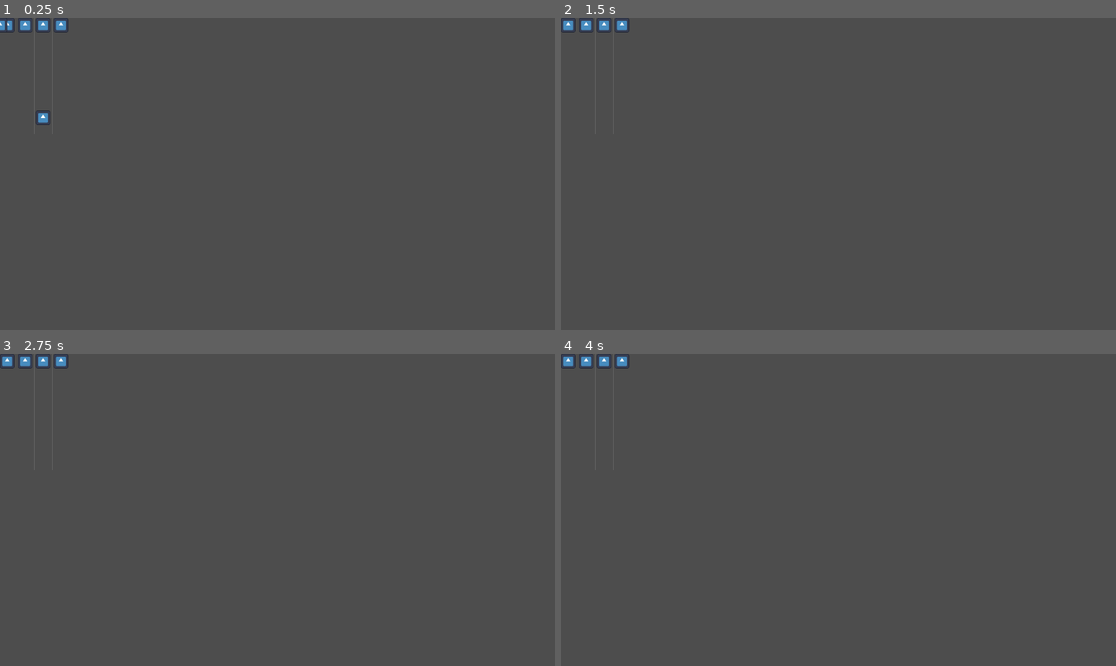
Above: before the commit, frames 1-4 (two rows, left to right).
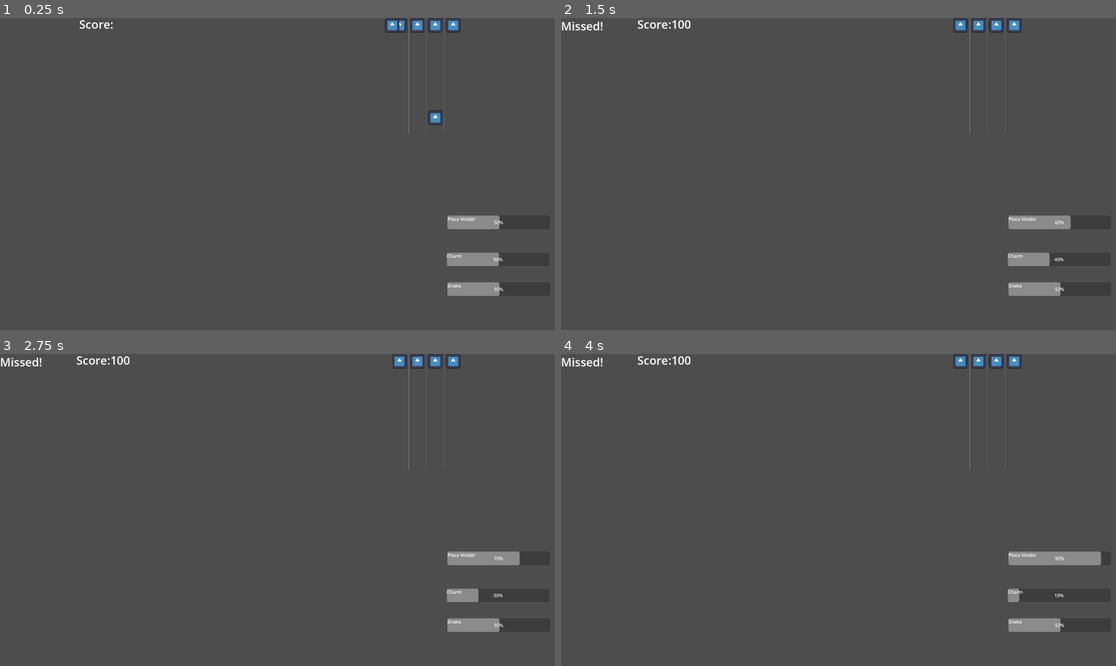
Above: after the commit, the same moments.

Repository: K0RIS/WinterMelonJam2023
Game: Godot game, scene res://assets/scenes/Debug.tscn
Same seed, same stepped clock (60 frames per second), same inputs: the game is played once before the commit and once after it. The project has no main scene, so this scene is started directly. The engine's default icon, where the game draws it, is replaced by a stand-in: a white triangle on a blue panel in a dark square. Sound files missing from this copy of the repository are replaced by a short silence.
Inputs:
- Up to frame 1 (0.25 s): no input
- Up to frame 2 (1.5 s): tap Enter (ui_accept) at 0.5, 0.77, 1.25 s; hold Right (right) from 0.53 s (still down)
- Up to frame 3 (2.75 s): tap Enter (ui_accept) at 1.52 s; release Right (right) at 2.03 s; hold Left (left) from 2.03 s (still down)
- Up to frame 4 (4 s): tap Enter (ui_accept) at 2.75, 3.02, 3.5, 3.77 s; release Left (left) at 2.78 s; hold Right (right) from 2.78 s (still down)

The runs differ from the first frame. In frame 1, 2.2% of the frame differs, in the area x 0-91%, y 0-90%; in frame 2, 2.1%; in frame 3, 2.1%; in frame 4, 2.1%.

Commit message:
connect score and meters

Diff:
--- a/assets/scenes/Debug.tscn
+++ b/assets/scenes/Debug.tscn
@@ -1,7 +1,34 @@
-[gd_scene load_steps=2 format=3 uid="uid://bvvn2bewsv4yx"]
+[gd_scene load_steps=4 format=3 uid="uid://bvvn2bewsv4yx"]
 
 [ext_resource type="PackedScene" uid="uid://bmiuichhpkbl6" path="res://assets/scenes/RhythmGame.tscn" id="1_qpmfg"]
+[ext_resource type="PackedScene" uid="uid://db2jd3rxd4143" path="res://assets/scenes/score_manager.tscn" id="2_dasm7"]
+[ext_resource type="PackedScene" uid="uid://bhxkei2pdkkou" path="res://assets/scenes/evivorenmental_areas.tscn" id="3_5a8ir"]
 
 [node name="Debug" type="Node2D"]
 
 [node name="RhythmGame" parent="." instance=ExtResource("1_qpmfg")]
+
+[node name="ScoreManager" parent="." instance=ExtResource("2_dasm7")]
+position = Vector2(378, 290)
+
+[node name="Score" parent="ScoreManager/Ui" index="0"]
+anchors_preset = 15
+offset_left = 264.0
+offset_top = -6.0
+offset_right = -910.0
+offset_bottom = -886.0
+
+[node name="Status" parent="ScoreManager/Ui" index="1"]
+anchors_preset = 15
+offset_top = 0.0
+offset_right = 0.0
+offset_bottom = 0.0
+
+[node name="Evivorenmental Areas" parent="." instance=ExtResource("3_5a8ir")]
+position = Vector2(608, 551)
+
+[connection signal="AddPoints" from="RhythmGame/ArrowRig" to="ScoreManager" method="_on_arrow_rig_add_points"]
+[connection signal="MissedNote" from="RhythmGame/ArrowRig" to="ScoreManager" method="_on_arrow_rig_missed_note"]
+
+[editable path="RhythmGame"]
+[editable path="ScoreManager"]
--- a/MeterUi.tscn
+++ b/assets/scenes/MeterUi.tscn
@@ -1,9 +1,9 @@
 [gd_scene load_steps=5 format=3 uid="uid://c87gox1k5pcco"]
 
-[ext_resource type="Script" path="res://MeterManager.gd" id="1_vkter"]
-[ext_resource type="Script" path="res://SnakeMeter.gd" id="2_fug51"]
-[ext_resource type="Script" path="res://CharmMeter2.gd" id="3_ujs7p"]
-[ext_resource type="Script" path="res://PlaceHolder.gd" id="4_672uf"]
+[ext_resource type="Script" path="res://assets/scripts/MeterManager.gd" id="1_vkter"]
+[ext_resource type="Script" path="res://assets/scripts/SnakeMeter.gd" id="2_fug51"]
+[ext_resource type="Script" path="res://assets/scripts/CharmMeter2.gd" id="3_ujs7p"]
+[ext_resource type="Script" path="res://assets/scripts/PlaceHolder.gd" id="4_672uf"]
 
 [node name="Meters" type="CanvasLayer"]
 
@@ -18,9 +18,10 @@
 
 [node name="SnakeMeter" type="ProgressBar" parent="MeterManager"]
 layout_mode = 2
-offset_left = 504.0
-offset_right = 859.0
-offset_bottom = 47.0
+offset_left = 2.0
+offset_top = 360.0
+offset_right = 357.0
+offset_bottom = 407.0
 rounded = true
 script = ExtResource("2_fug51")
 metadata/_edit_group_ = true
@@ -36,9 +37,9 @@
 
 [node name="CharmMeter" type="ProgressBar" parent="MeterManager"]
 layout_mode = 0
-offset_left = 2.0
-offset_right = 357.0
-offset_bottom = 47.0
+offset_top = 257.0
+offset_right = 355.0
+offset_bottom = 304.0
 rounded = true
 script = ExtResource("3_ujs7p")
 metadata/_edit_group_ = true
--- a/assets/scenes/RhythmGame.tscn
+++ b/assets/scenes/RhythmGame.tscn
@@ -10,6 +10,7 @@
 
 [node name="SongTrack" type="AudioStreamPlayer2D" parent="."]
 stream = ExtResource("2_imu0c")
+autoplay = true
 
 [node name="FluteTrack" type="AudioStreamPlayer2D" parent="."]
 
@@ -20,7 +21,8 @@
 
 [node name="Lanes" type="HFlowContainer" parent="ArrowRig"]
 layout_mode = 1
-offset_right = 567.0
+offset_left = 1357.0
+offset_right = 1924.0
 offset_bottom = 1633.0
 
 [node name="Lane1" type="VFlowContainer" parent="ArrowRig/Lanes"]
--- a/evivorenmental_areas.tscn
+++ b/assets/scenes/evivorenmental_areas.tscn
@@ -1,14 +1,14 @@
 [gd_scene load_steps=5 format=3 uid="uid://bhxkei2pdkkou"]
 
-[ext_resource type="Script" path="res://evivorenmental_areas.gd" id="1_5jqgn"]
-[ext_resource type="PackedScene" uid="uid://2oh3gfmvswml" path="res://snake_charmer.tscn" id="2_wm0v0"]
-[ext_resource type="PackedScene" uid="uid://c87gox1k5pcco" path="res://MeterUi.tscn" id="3_7dcnp"]
+[ext_resource type="Script" path="res://assets/scripts/evivorenmental_areas.gd" id="1_au6yv"]
+[ext_resource type="PackedScene" uid="uid://2oh3gfmvswml" path="res://assets/scenes/snake_charmer.tscn" id="2_dtkqx"]
+[ext_resource type="PackedScene" uid="uid://c87gox1k5pcco" path="res://assets/scenes/MeterUi.tscn" id="3_lfup4"]
 
 [sub_resource type="RectangleShape2D" id="RectangleShape2D_4k3a8"]
 
 [node name="Evivorenmental Areas" type="Node2D"]
 position = Vector2(171, 100)
-script = ExtResource("1_5jqgn")
+script = ExtResource("1_au6yv")
 
 [node name="Node2D" type="Node2D" parent="."]
 position = Vector2(373, 279)
@@ -36,9 +36,15 @@
 [node name="CollisionShape2D" type="CollisionShape2D" parent="Node2D/Area 3"]
 shape = SubResource("RectangleShape2D_4k3a8")
 
-[node name="SnakeCharmer" parent="Node2D" instance=ExtResource("2_wm0v0")]
+[node name="SnakeCharmer" parent="Node2D" instance=ExtResource("2_dtkqx")]
 
-[node name="Meters" parent="." instance=ExtResource("3_7dcnp")]
+[node name="Meters" parent="." instance=ExtResource("3_lfup4")]
+
+[node name="MeterManager" parent="Meters" index="0"]
+offset_left = 1546.0
+offset_top = 555.0
+offset_right = -19.0
+offset_bottom = -105.0
 
 [node name="SnakeMeter" parent="Meters/MeterManager" index="0"]
 max_value = 10.0
--- a/main_menu.tscn
+++ b/assets/scenes/main_menu.tscn
@@ -1,13 +1,13 @@
 [gd_scene load_steps=14 format=3 uid="uid://4cg6iwwe7j6k"]
 
-[ext_resource type="Script" path="res://main_menu.gd" id="1_qv5ny"]
-[ext_resource type="Texture2D" uid="uid://dv1pdie8igfsf" path="res://assets/UiAsset/cyan_square_30.png" id="2_jibv0"]
-[ext_resource type="Script" path="res://Settings Ui.gd" id="2_xrj0n"]
-[ext_resource type="Texture2D" uid="uid://dc6tibj77kmvf" path="res://assets/UiAsset/cyan_pressed_square_29.png" id="3_1w7d0"]
-[ext_resource type="Texture2D" uid="uid://ca8yhvr7ribg" path="res://assets/UiAsset/cyan_square_7.png" id="4_ba26a"]
-[ext_resource type="Texture2D" uid="uid://b7o72dlxkxxn" path="res://assets/UiAsset/cyan_pressed_square_6.png" id="5_16oci"]
-[ext_resource type="Texture2D" uid="uid://dplk4kucvjwiy" path="res://assets/UiAsset/cyan_square_3.png" id="7_jq52a"]
-[ext_resource type="Texture2D" uid="uid://b6brbbhb8byv2" path="res://assets/UiAsset/cyan_pressed_square_2.png" id="8_xlmbf"]
+[ext_resource type="Script" path="res://assets/scripts/main_menu.gd" id="1_m3phr"]
+[ext_resource type="Texture2D" uid="uid://dv1pdie8igfsf" path="res://assets/UiAsset/cyan_square_30.png" id="2_1onor"]
+[ext_resource type="Texture2D" uid="uid://dc6tibj77kmvf" path="res://assets/UiAsset/cyan_pressed_square_29.png" id="3_76isd"]
+[ext_resource type="Texture2D" uid="uid://ca8yhvr7ribg" path="res://assets/UiAsset/cyan_square_7.png" id="4_llu73"]
+[ext_resource type="Texture2D" uid="uid://b7o72dlxkxxn" path="res://assets/UiAsset/cyan_pressed_square_6.png" id="5_b7ybk"]
+[ext_resource type="Script" path="res://assets/scripts/Settings Ui.gd" id="6_hpvos"]
+[ext_resource type="Texture2D" uid="uid://dplk4kucvjwiy" path="res://assets/UiAsset/cyan_square_3.png" id="7_yaxq6"]
+[ext_resource type="Texture2D" uid="uid://b6brbbhb8byv2" path="res://assets/UiAsset/cyan_pressed_square_2.png" id="8_3v8t0"]
 
 [sub_resource type="StyleBoxTexture" id="StyleBoxTexture_o0cre"]
 
@@ -76,7 +76,7 @@
 }
 
 [node name="MainMenu" type="CanvasLayer"]
-script = ExtResource("1_qv5ny")
+script = ExtResource("1_m3phr")
 
 [node name="MainMenmuButtons" type="Control" parent="."]
 layout_mode = 3
@@ -85,7 +85,6 @@
 anchor_bottom = 1.0
 grow_horizontal = 2
 grow_vertical = 2
-metadata/_edit_use_anchors_ = true
 
 [node name="Start" type="TextureButton" parent="MainMenmuButtons"]
 texture_filter = 1
@@ -93,15 +92,15 @@
 anchors_preset = 15
 anchor_right = 1.0
 anchor_bottom = 1.0
-offset_left = 387.0
-offset_top = 432.0
-offset_right = -726.0
-offset_bottom = -177.0
+offset_left = 534.0
+offset_top = 650.0
+offset_right = -1306.0
+offset_bottom = -350.0
 grow_horizontal = 2
 grow_vertical = 2
 scale = Vector2(3, 3)
-texture_normal = ExtResource("2_jibv0")
-texture_pressed = ExtResource("3_1w7d0")
+texture_normal = ExtResource("2_1onor")
+texture_pressed = ExtResource("3_76isd")
 stretch_mode = 4
 metadata/_edit_group_ = true
 
@@ -111,15 +110,15 @@
 anchors_preset = 15
 anchor_right = 1.0
 anchor_bottom = 1.0
-offset_left = 629.0
-offset_top = 432.0
-offset_right = -484.0
-offset_bottom = -177.0
+offset_left = 1063.0
+offset_top = 650.0
+offset_right = -777.0
+offset_bottom = -350.0
 grow_horizontal = 2
 grow_vertical = 2
 scale = Vector2(3, 3)
-texture_normal = ExtResource("4_ba26a")
-texture_pressed = ExtResource("5_16oci")
+texture_normal = ExtResource("4_llu73")
+texture_pressed = ExtResource("5_b7ybk")
 stretch_mode = 4
 metadata/_edit_group_ = true
 
@@ -131,7 +130,7 @@
 anchor_bottom = 1.0
 grow_horizontal = 2
 grow_vertical = 2
-script = ExtResource("2_xrj0n")
+script = ExtResource("6_hpvos")
 
 [node name="SettingsBackGround" type="ColorRect" parent="Settings Ui"]
 layout_mode = 1
@@ -145,15 +144,15 @@
 [node name="Back" type="TextureButton" parent="Settings Ui"]
 texture_filter = 1
 layout_mode = 2
-offset_left = 470.0
-offset_top = 394.0
-offset_right = 509.0
-offset_bottom = 432.0
+offset_left = 810.0
+offset_top = 694.0
+offset_right = 849.0
+offset_bottom = 732.0
 grow_horizontal = 2
 grow_vertical = 2
 scale = Vector2(3, 3)
-texture_normal = ExtResource("7_jq52a")
-texture_pressed = ExtResource("8_xlmbf")
+texture_normal = ExtResource("7_yaxq6")
+texture_pressed = ExtResource("8_3v8t0")
 stretch_mode = 4
 metadata/_edit_group_ = true
 
@@ -162,10 +161,10 @@
 anchors_preset = 15
 anchor_right = 1.0
 anchor_bottom = 1.0
-offset_left = 387.0
-offset_top = 80.0
-offset_right = -473.0
-offset_bottom = -397.0
+offset_left = 373.0
+offset_top = 185.0
+offset_right = -487.0
+offset_bottom = -778.0
 grow_horizontal = 2
 grow_vertical = 2
 
--- /dev/null
+++ b/assets/scenes/score_manager.tscn
@@ -0,0 +1,36 @@
+[gd_scene load_steps=2 format=3 uid="uid://db2jd3rxd4143"]
+
+[ext_resource type="Script" path="res://assets/scripts/score_manager.gd" id="1_bffug"]
+
+[node name="ScoreManager" type="Node2D"]
+script = ExtResource("1_bffug")
+
+[node name="Ui" type="CanvasLayer" parent="."]
+
+[node name="Score" type="Label" parent="Ui"]
+anchors_preset = -1
+anchor_right = 1.0
+anchor_bottom = 1.0
+offset_right = -831.99
+offset_bottom = -973.0
+grow_horizontal = 2
+grow_vertical = 2
+size_flags_horizontal = 4
+size_flags_vertical = 1
+theme_override_font_sizes/font_size = 40
+text = " Score:"
+metadata/_edit_use_anchors_ = true
+
+[node name="Status" type="Label" parent="Ui"]
+anchors_preset = -1
+anchor_right = 1.0
+anchor_bottom = 1.0
+offset_top = 67.0
+offset_right = -1175.0
+offset_bottom = -906.0
+grow_horizontal = 2
+grow_vertical = 2
+size_flags_horizontal = 4
+size_flags_vertical = 1
+theme_override_font_sizes/font_size = 40
+metadata/_edit_use_anchors_ = true
--- a/snake_charmer.tscn
+++ b/assets/scenes/snake_charmer.tscn
@@ -1,6 +1,6 @@
 [gd_scene load_steps=4 format=3 uid="uid://2oh3gfmvswml"]
 
-[ext_resource type="Script" path="res://CharacterBody2D.gd" id="1_28hq0"]
+[ext_resource type="Script" path="res://assets/scripts/CharacterBody2D.gd" id="1_28hq0"]
 
 [sub_resource type="CapsuleShape2D" id="CapsuleShape2D_6ul8e"]
 
--- a/assets/scripts/ArrowRig.gd
+++ b/assets/scripts/ArrowRig.gd
@@ -15,10 +15,13 @@
 @onready var lane_target_4 = $Lanes/Lane4/Target
 
 var _spawn_dist: float = 0
+signal  AddPoints(Dist)
+signal  MissedNote
 
 func _physics_process(delta):
 	for note in get_tree().get_nodes_in_group("note"):
 		if (get_note_dist(note) < DEATH_OFFSET):
+			emit_signal("MissedNote")
 			note.queue_free()
 
 func _input(event):
@@ -46,7 +49,7 @@
 
 func check_accuracy(note: Note):
 	var dist = get_note_dist(note)
-
+	emit_signal("AddPoints",dist)
 	note.queue_free()
 
 
--- a/CharacterBody2D.gd
+++ b/assets/scripts/CharacterBody2D.gd
@@ -19,7 +19,7 @@
 
 	# Get the input direction and handle the movement/deceleration.
 	# As good practice, you should replace UI actions with custom gameplay actions.
-	var direction = Input.get_axis("ui_left", "ui_right")
+	var direction = Input.get_axis("Left_Player", "Right_Player")
 	if direction:
 		velocity.x = direction * SPEED
 	else:
@@ -30,7 +30,7 @@
 
 func _on_hit_box_area_shape_entered(area_rid, area, area_shape_index, local_shape_index):
 	CurrentArea = area.name
-	print(area.name)
+
 
 func _on_hit_box_area_shape_exited(area_rid, area, area_shape_index, local_shape_index):
 	CurrentArea = "None"
--- a/assets/scripts/Note.gd
+++ b/assets/scripts/Note.gd
@@ -6,5 +6,5 @@
 
 # Called every frame. 'delta' is the elapsed time since the previous frame.
 func _physics_process(delta):
-	print(velocity)
+
 	position.y -= velocity * delta
--- /dev/null
+++ b/assets/scripts/main_menu.gd
@@ -0,0 +1,15 @@
+extends CanvasLayer
+
+
+
+func _on_start_pressed():
+	get_tree().change_scene_to_file("res://assets/scenes/Debug.tscn")
+	print("start game")
+
+
+func _on_settings_pressed():
+	$AnimationPlayer.play("ShowSettings")
+
+
+func _on_back_pressed():
+	$AnimationPlayer.play("ShowMain")
--- /dev/null
+++ b/assets/scripts/score_manager.gd
@@ -0,0 +1,46 @@
+extends Node2D
+
+var MaxCombo
+var CurrentCombo
+var CurrentScore = 0.0
+
+
+
+
+func BreakCombo():
+	CurrentCombo = 0
+
+func  AddtoCombo():
+	CurrentCombo += 1
+	if  CurrentCombo > MaxCombo:
+		CurrentCombo = 10
+
+
+func _on_arrow_rig_add_points(Dist):
+	var percentOfPoint
+	if Dist > 50:
+		$Ui/Status.text = "Too soon"
+		#take damage
+		return
+	if Dist <-50:
+		$Ui/Status.text = "Too slow"
+		#take damage
+		return
+	if abs(Dist) <=50 and abs(Dist) >= 30:
+		$Ui/Status.text = "Good"
+		percentOfPoint = .5
+
+	if  abs(Dist) <30 and abs(Dist) >= 10:
+		$Ui/Status.text = "Great!"
+		percentOfPoint = .8
+
+	if  abs(Dist) <10:
+		percentOfPoint = 1
+		$Ui/Status.text = "Perfect!"
+
+	CurrentScore += percentOfPoint * 100
+	$Ui/Score.text = "Score:" +str(CurrentScore)
+
+
+func _on_arrow_rig_missed_note():
+	$Ui/Status.text = "Missed!"
--- a/main_menu.gd
+++ /dev/null
@@ -1,24 +0,0 @@
-extends CanvasLayer
-
-
-# Called when the node enters the scene tree for the first time.
-func _ready():
-	pass # Replace with function body.
-
-
-# Called every frame. 'delta' is the elapsed time since the previous frame.
-func _process(delta):
-	pass
-
-
-func _on_start_pressed():
-	#get_tree().change_scene_to_file()
-	print("start game")
-
-
-func _on_settings_pressed():
-	$AnimationPlayer.play("ShowSettings")
-
-
-func _on_back_pressed():
-	$AnimationPlayer.play("ShowMain")
--- a/project.godot
+++ b/project.godot
@@ -41,3 +41,13 @@
 "events": [Object(InputEventKey,"resource_local_to_scene":false,"resource_name":"","device":-1,"window_id":0,"alt_press …(182 unchanged characters)…
 ]
 }
+Left_Player={
+"deadzone": 0.5,
+"events": [Object(InputEventKey,"resource_local_to_scene":false,"resource_name":"","device":-1,"window_id":0,"alt_pressed":false,"shift_pressed":false,"ctrl_pressed":false,"meta_pressed":false,"pressed":false,"keycode":0,"physical_keycode":65,"key_label":0,"unicode":97,"echo":false,"script":null)
+]
+}
+Right_Player={
+"deadzone": 0.5,
+"events": [Object(InputEventKey,"resource_local_to_scene":false,"resource_name":"","device":-1,"window_id":0,"alt_pressed":false,"shift_pressed":false,"ctrl_pressed":false,"meta_pressed":false,"pressed":false,"keycode":0,"physical_keycode":68,"key_label":0,"unicode":100,"echo":false,"script":null)
+]
+}
--- a/score_manager.gd
+++ /dev/null
@@ -1,19 +0,0 @@
-extends Node2D
-
-var MaxCombo
-var CurrentCombo
-var CurrentScore
-signal AddToScore
-
-
-
-func BreakCombo():
-	CurrentCombo = 0
-
-func  AddtoCombo():
-	CurrentCombo += 1
-	if  CurrentCombo > MaxCombo:
-		CurrentCombo = 10
-
-func AddToCurrentScore():
-	CurrentScore += CurrentCombo * 10
--- a/score_manager.tscn
+++ /dev/null
@@ -1,6 +0,0 @@
-[gd_scene load_steps=2 format=3 uid="uid://db2jd3rxd4143"]
-
-[ext_resource type="Script" path="res://score_manager.gd" id="1_78wsx"]
-
-[node name="ScoreManager" type="Node2D"]
-script = ExtResource("1_78wsx")
Renamed: CharmMeter2.gd -> assets/scripts/CharmMeter2.gd
Renamed: MeterManager.gd -> assets/scripts/MeterManager.gd
Renamed: PlaceHolder.gd -> assets/scripts/PlaceHolder.gd
Renamed: Settings Ui.gd -> assets/scripts/Settings Ui.gd
Renamed: SnakeMeter.gd -> assets/scripts/SnakeMeter.gd
Renamed: evivorenmental_areas.gd -> assets/scripts/evivorenmental_areas.gd
